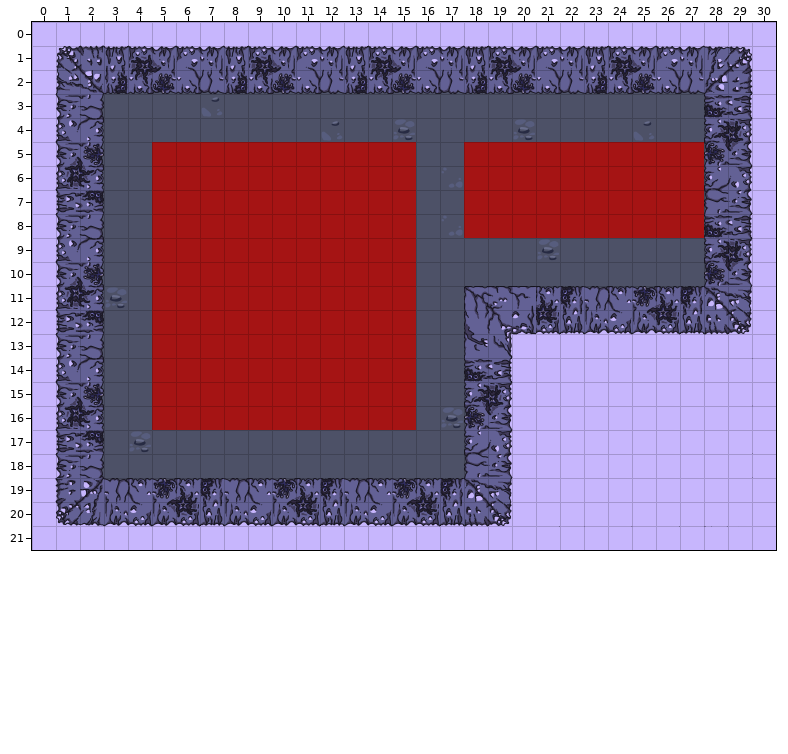
Tiled map: Obligatorio2/ObligatorioProduccion/Assets/SuperTiled2Unity/Map1Floor.tmx. The picture above is the old version.
Cells are 80x80 px. Shown: x 0..30, y 0..21.
The result:
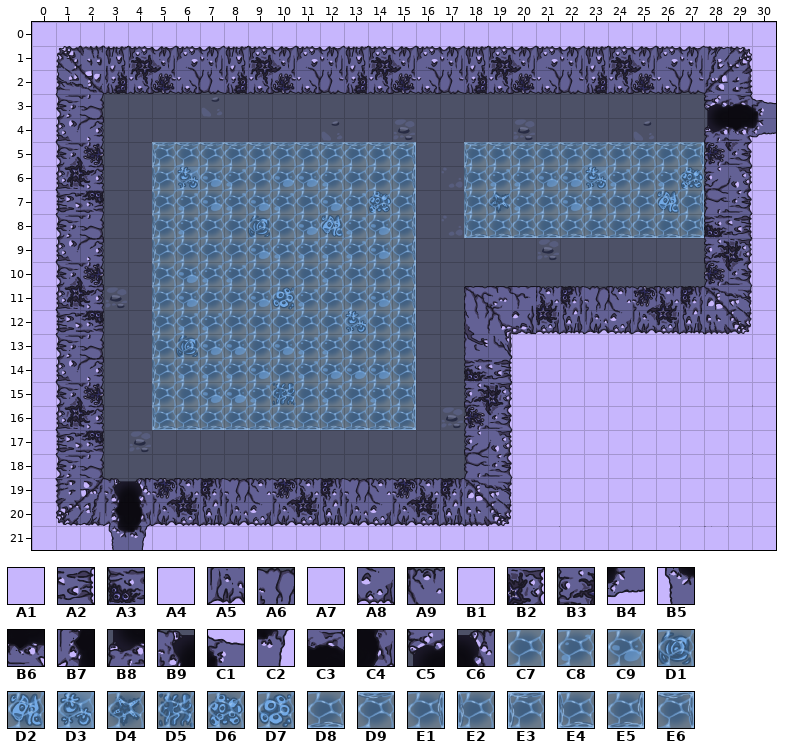
Key: from "Map1_tilesheet": A1 1 turned 180, A2 2 turned 180, A3 3 turned 180, A4 4 turned 270, A5 5 turned 270, A6 6 turned 270, A7 11 turned 270, A8 12 turned 270, A9 13 turned 270, B1 25 turned 180, B2 26 turned 180, B3 27 turned 180; from "ParedPuerta": B4 0 turned 180, B5 0 turned 270, B6 1 turned 180, B7 1 turned 270, B8 2 turned 180, B9 2 turned 270, C1 3 turned 180, C2 3 turned 270, C3 4 turned 180, C4 4 turned 270, C5 5 turned 180, C6 5 turned 270; from "WaterSpritesheet": C7 0, C8 1, C9 2, D1 3, D2 7, D3 8, D4 10, D5 11, D6 12, D7 13, D8 16, D9 17, E1 18, E2 19, E3 20, E4 21, E5 22, E6 23.
__ is an empty cell.
Change:
Layer "walls":
The author changed tile B1 to tile B4 in row 4 at x 30.
The author changed tile A4 to tile B5 in row 21 at x 3.
The author changed tile B2 to tile B6 in row 4 at x 29.
The author changed tile A5 to tile B7 in row 20 at x 3.
The author changed tile B3 to tile B8 in row 4 at x 28.
The author changed tile A6 to tile B9 in row 19 at x 3.
The author changed tile A1 to tile C1 in row 3 at x 30.
The author changed tile A7 to tile C2 in row 21 at x 4.
The author changed tile A2 to tile C3 in row 3 at x 29.
The author changed tile A8 to tile C4 in row 20 at x 4.
The author changed tile A3 to tile C5 in row 3 at x 28.
The author changed tile A9 to tile C6 in row 19 at x 4.
Tile C7 now appears in row 6 at x 9, 13 to 14 and 25; in row 7 at x 11, 21 and 24 to 25; in row 8 at x 7 to 8 and 10; in row 9 at x 6 to 8; in row 10 at x 9 to 11 and 13 to 14; in row 11 at x 7 to 8 and 12 to 13.
Tile C7 now appears in row 12 at x 8 to 12 and 14; in row 13 at x 9 and 13 to 14; in row 14 at x 10; in row 15 at x 6, 11 and 13.
Tile C8 now appears in row 6 at x 8, 12, 19 to 20, 24 and 26; in row 7 at x 6, 8, 10, 13, 20 and 23; in row 8 at x 6 and 13; in row 9 at x 10 to 13; in row 10 at x 7 to 8 and 12; in row 11 at x 11.
Tile C8 now appears in row 12 at x 6 to 7; in row 13 at x 11 to 12; in row 14 at x 6 to 8 and 11; in row 15 at x 9, 12 and 14.
Tile C9 now appears in row 6 at x 7, 10 to 11 and 21 to 22; in row 7 at x 7, 9, 12 and 22; in row 8 at x 11 and 14; in row 9 at x 9 and 14; in row 10 at x 6; in row 11 at x 6, 9 and 14.
Tile C9 now appears in row 13 at x 7 to 8 and 10; in row 14 at x 9 and 12 to 14; in row 15 at x 7 to 8.
Tile D1 now appears in row 8 at x 9; in row 13 at x 6.
Tile D2 now appears in row 7 at x 26; in row 8 at x 12.
Tile D3 now appears in row 6 at x 6 and 23; in row 12 at x 13.
Tile D4 now appears in row 7 at x 19.
Tile D5 now appears in row 15 at x 10.
Tile D6 now appears in row 6 at x 27; in row 7 at x 14.
Tile D7 now appears in row 11 at x 10.
Tile D8 now appears in row 8 at x 19 to 26; in row 16 at x 6 to 14.
Tile D9 now appears in row 5 at x 6 to 14 and 19 to 26.
Tile E1 now appears in row 6 at x 15; in row 7 at x 15 and 27; in rows 8 to 15 at x 15.
Tile E2 now appears in rows 6 to 7 at x 5 and 18; in rows 8 to 15 at x 5.
Tile E3 now appears in row 5 at x 5 and 18.
Tile E4 now appears in row 8 at x 18; in row 16 at x 5.
Tile E5 now appears in row 8 at x 27; in row 16 at x 15.
Tile E6 now appears in row 5 at x 15 and 27.
Pixel boxes of the changes (left, top, right, bottom) in both pictures:
changed: (464, 94, 776, 238)
added: (152, 142, 416, 430)
changed: (104, 478, 152, 550)
